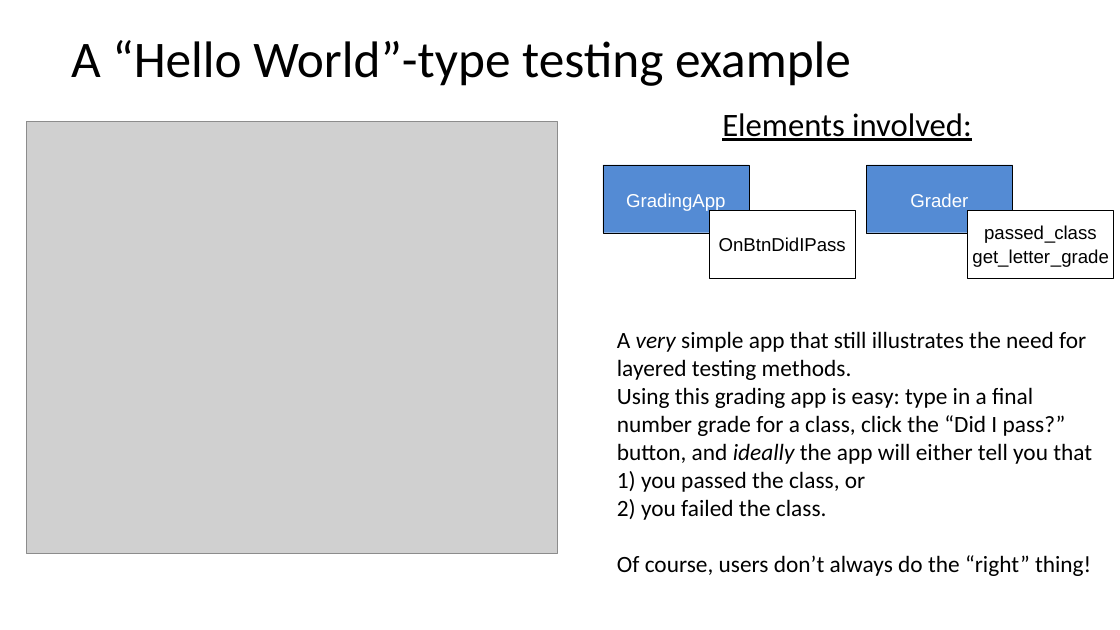
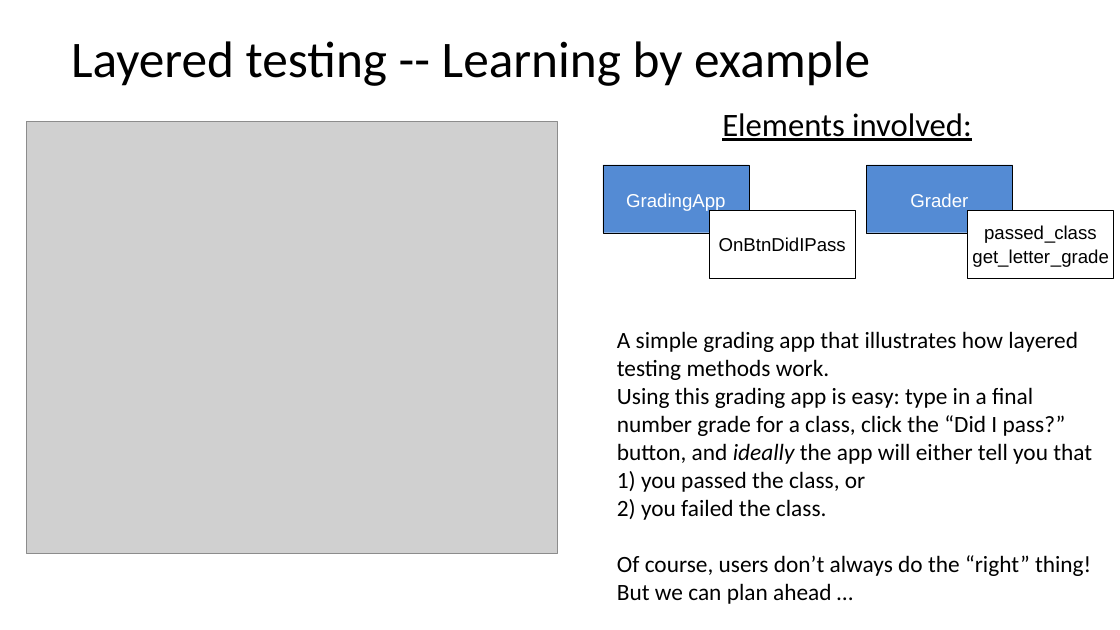
Before and after one commit to bcorfman/grading, a slide deck: slide 3 of doc/Coordinated approach to design and testing (WinBlast CapTeam version).pptx. Drawn at 1120x630 pixels with LibreOffice and Linux fonts; fonts in the diff are those of the drawing; grey boxes stand for pictures. Boxes give left, top, right and bottom in pixels: in the first picture for what was removed or moved away, otherwise in the second. Text is boxed around its words. In the diff, an @@ line names an element or a change of style, - is before the commit and + after.

```diff
--- a/doc/Coordinated approach to design and testing (WinBlast CapTeam version).pptx
+++ b/doc/Coordinated approach to design and testing (WinBlast CapTeam version).pptx
@@ title at bbox=[71, 41, 870, 86]: text changed @@
-A “Hello World”-type testing example
+Layered testing -- Learning by example
@@ text at bbox=[617, 331, 1078, 380]: text changed @@
-A very simple app that still illustrates the need for layered testing methods.
+A simple grading app that illustrates how layered testing methods work.
@@ text at bbox=[617, 583, 832, 604]: paragraph added @@
+But we can plan ahead …
```
Also in this commit, not shown: 7 other slides changed, 5 other files.
